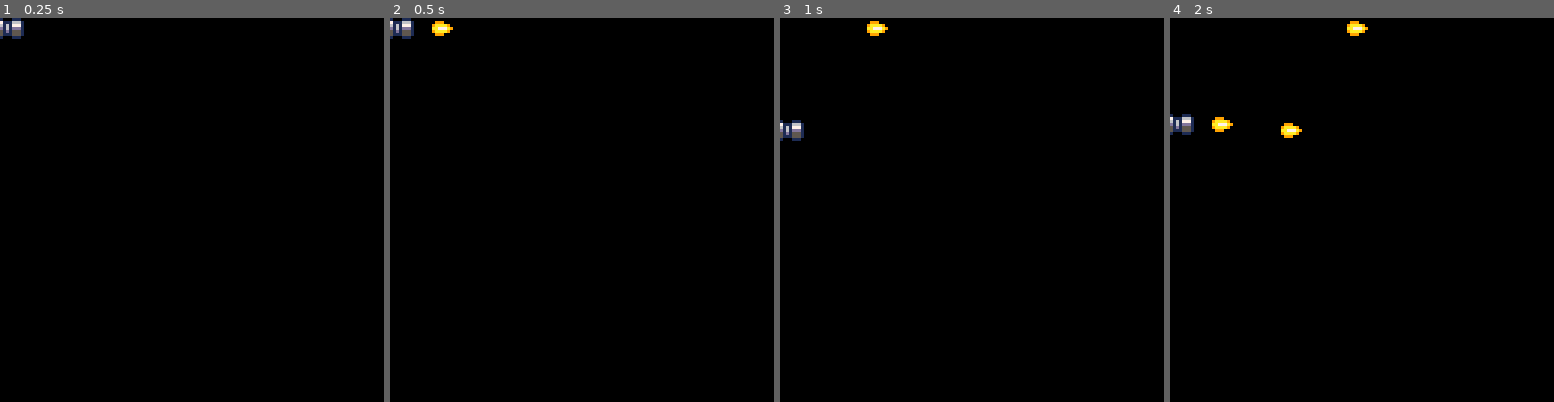
Above: before the commit, frames 1-4 (left to right).
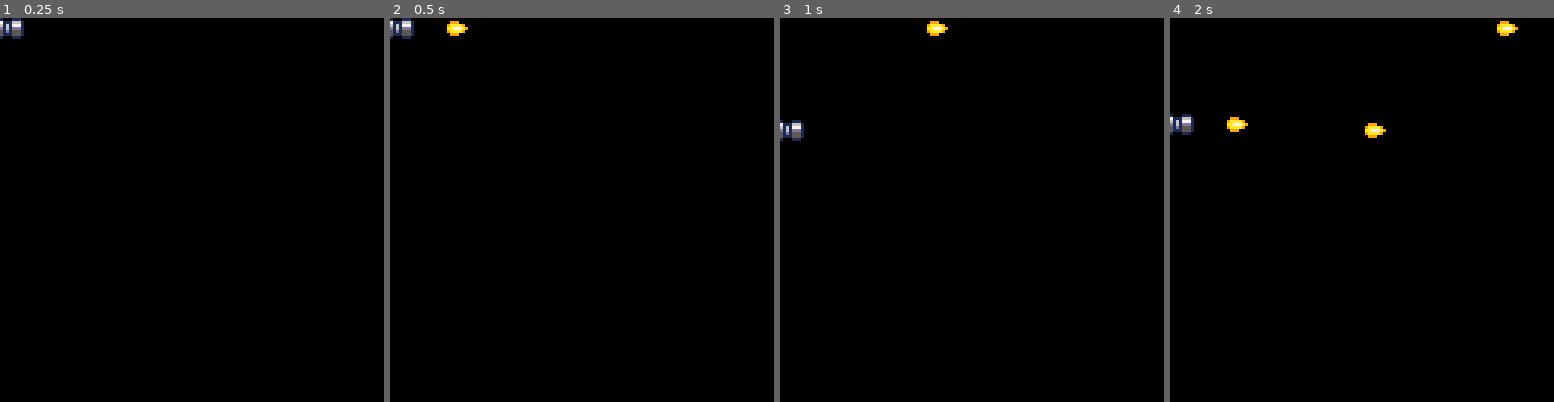
Above: after the commit, the same moments.

Repository: JohnErnestBonanno/pico8
Game: PICO-8 cartridge bullets.p8
The game is run twice, just before and just after one commit, with the same random seed, the same clock (stepped at 60 frames per second) and the same inputs.
Inputs (mouse positions are in pixels of both pictures, inside the frame that each line leads up to):
- Up to frame 1 (0.25 s): no input
- Up to frame 2 (0.5 s): tap X (X key) at 0.33 s
- Up to frame 3 (1 s): click (1060, 121) at 0.67 s
- Up to frame 4 (2 s): tap X (X key) at 1.07, 1.85 s; click (1216, 267) at 1.22 s; click (1277, 114) at 1.77 s

Frame 1 is identical in both runs. In frame 2, 0.3% of the frame differs, in the area x 10-21%, y 0-5%; in frame 3, 0.3%; in frame 4, 0.9%, in the area x 10-91%, y 0-32%.

Commit message:
Delete off screen bullets
Removing off screen bullets from buls table saves memory

Diff:
--- a/bullets.p8
+++ b/bullets.p8
@@ -39,8 +39,12 @@
 function ubullets()
 	--update bullets
 	for b in all(buls) do
-		b.x+=1
+		b.x+=b.spd
 
+
+		if b.x > 130 then
+			del(buls,b)
+		end
 	end
 
 end
@@ -58,7 +62,7 @@
 	add(buls,{
 	x=8,
 	y=gy,
-	spd=1
+	spd=2
 	})
 
 
